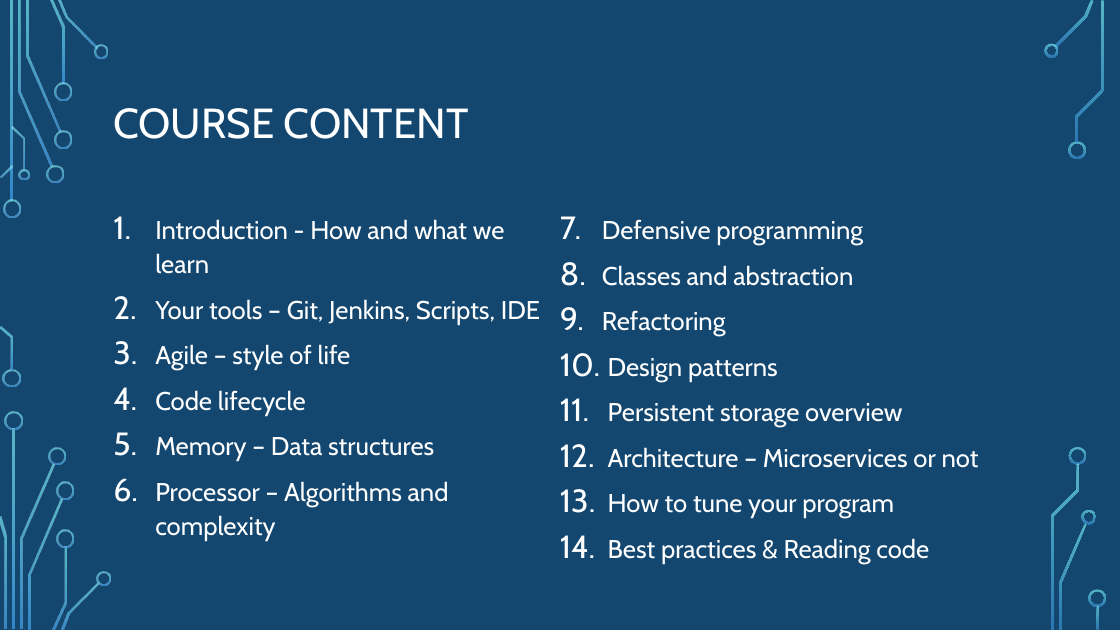
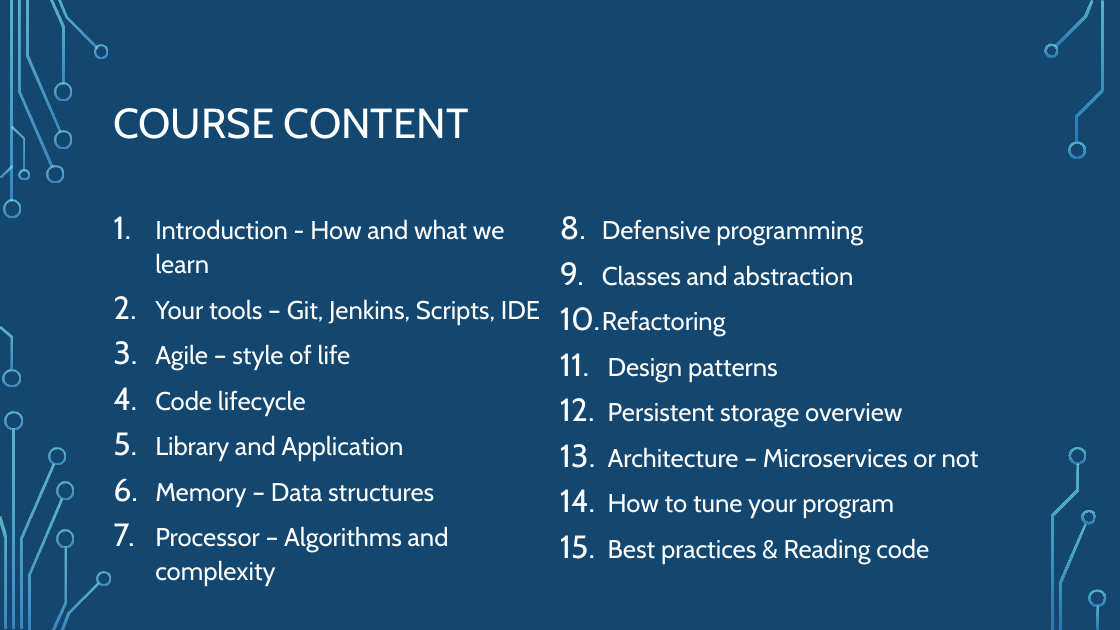
Before and after one commit to alexgubanow/SD_Course, a slide deck: slide 5 of L1/SD_L1_v1.pptx. Drawn at 1120x630 pixels with LibreOffice and Linux fonts; fonts in the diff are those of the drawing; background and template pictures are left out. Boxes give left, top, right and bottom in pixels: in the first picture for what was removed or moved away, otherwise in the second. Text is boxed around its words. In the diff, an @@ line names an element or a change of style, - is before the commit and + after.

```diff
--- a/L1/SD_L1_v1.pptx
+++ b/L1/SD_L1_v1.pptx
@@ text at <box>155,435,404,461</box>: paragraph added @@
+5. Library and Application
```
